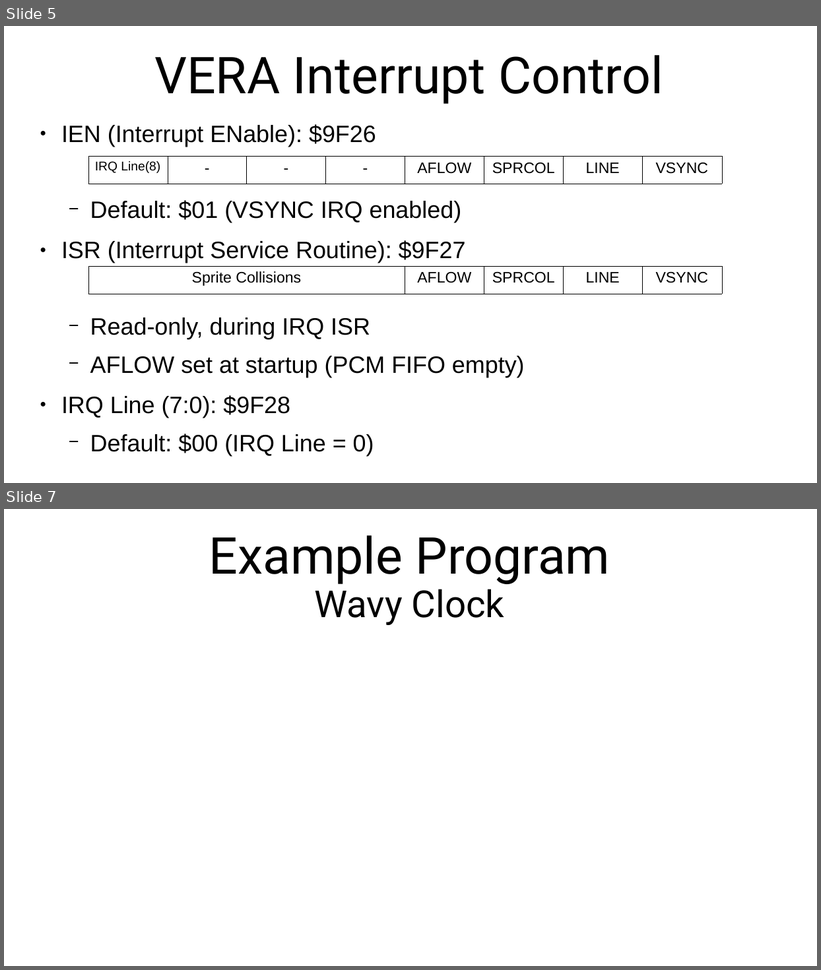
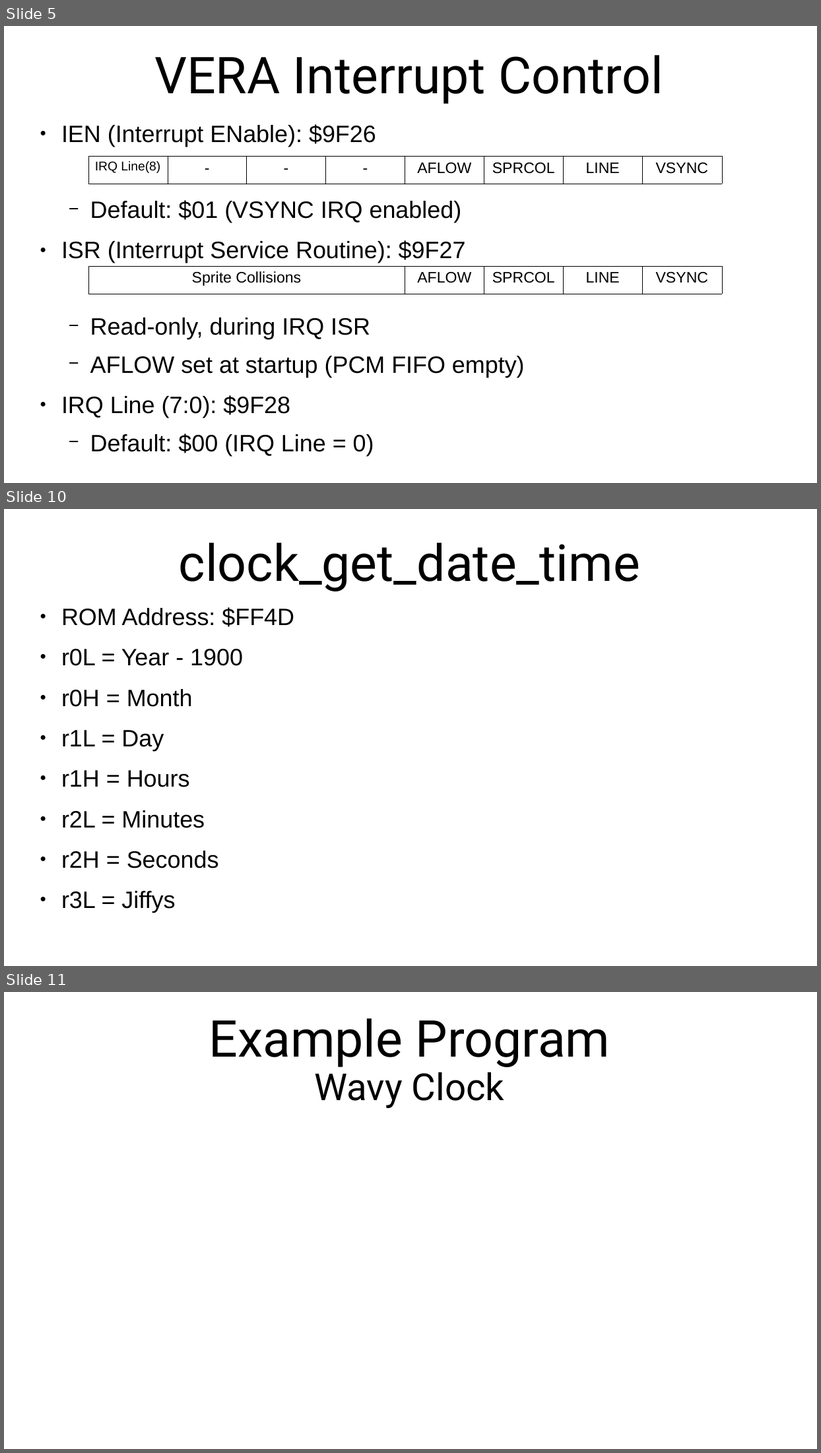
Before and after one commit to SlithyMatt/x16-assembly-tutorial, a slide deck: Lesson16/Lesson16.odp. Shown one above the other, each under a label of ours: slides 5 and 7 before the commit, slides 5, 10 and 11 after it; the slides between them are not shown. The pictures are 821x970 and 821x1453 pixels, drawn with LibreOffice and Linux fonts; fonts in the diff are those of the drawing. Boxes give left, top, right and bottom in pixels: in the first picture for what was removed or moved away, otherwise in the second. Text is boxed around its words. In the diff, an @@ line names an element or a change of style, - is before the commit and + after.

```diff
--- a/Lesson16/Lesson16.odp
+++ b/Lesson16/Lesson16.odp
@@ slide 10 added at [4,509,817,966], background #FFFFFF @@
@@ title added at [179,543,640,591], 60 pt, text #000000 @@
+clock_get_date_time
@@ text added at [61,607,294,913], 28 pt, text #000000 @@
+● ROM Address: $FF4D
+● r0L = Year - 1900
+● r0H = Month
+● r1L = Day
+● r1H = Hours
+● r2L = Minutes
+● r2H = Seconds
+● r3L = Jiffys
@@ what was slide 7 is now slide 11 @@
```
Also in this commit, not shown: 1 slide changed, 4 other slides added, 1 slide removed, 3 other files.
